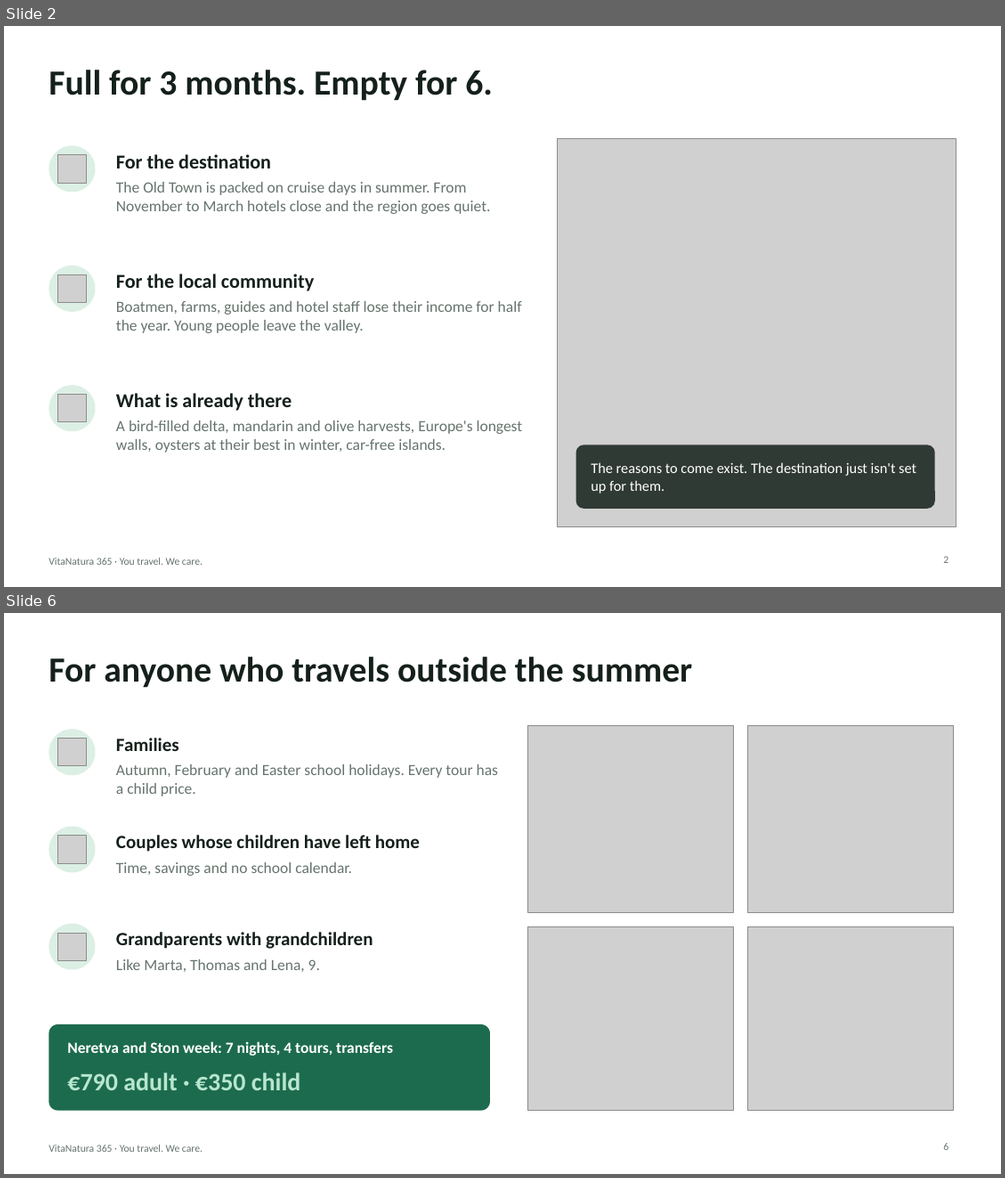
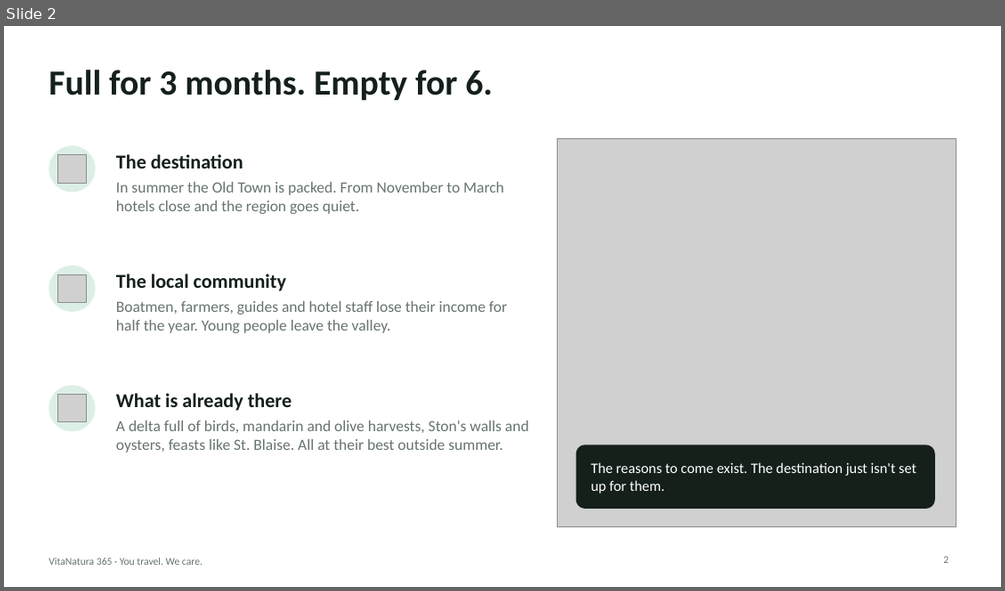
Before and after one commit to dk129213/VitaNatura, a slide deck: presentation/VitaNatura365-pitch.pptx. Shown one above the other, each under a label of ours: slides 2 and 6 before the commit, slide 2 after it; the slides between them are not shown. The pictures are 1005x1178 and 1005x591 pixels, drawn with LibreOffice and Linux fonts; fonts in the diff are those of the drawing; grey boxes stand for pictures. Boxes give left, top, right and bottom in pixels: in the first picture for what was removed or moved away, otherwise in the second. Text is boxed around its words. In the diff, an @@ line names an element or a change of style, - is before the commit and + after.

```diff
--- a/presentation/VitaNatura365-pitch.pptx
+++ b/presentation/VitaNatura365-pitch.pptx
@@ slide 6 removed at (4, 613, 1001, 1174), background #FFFFFF; not listed: 1 template element that a slide beside it also shows @@
@@ title removed at (48, 657, 692, 688) @@
-For anyone who travels outside the summer
@@ ellipse removed at (48, 729, 96, 775) @@
@@ picture removed at (57, 738, 86, 765) @@
@@ text removed at (116, 738, 179, 751) @@
-Families
@@ picture removed at (527, 725, 733, 912) @@
@@ picture removed at (748, 725, 954, 912) @@
@@ text removed at (116, 764, 498, 796) @@
-Autumn, February and Easter school holidays. Every tour has a child price.
@@ ellipse removed at (48, 826, 96, 873) @@
@@ picture removed at (57, 835, 86, 863) @@
@@ text removed at (116, 835, 420, 852) @@
-Couples whose children have left home
@@ text removed at (116, 862, 352, 876) @@
-Time, savings and no school calendar.
@@ ellipse removed at (48, 924, 96, 970) @@
@@ picture removed at (57, 933, 86, 960) @@
@@ text removed at (116, 932, 372, 949) @@
-Grandparents with grandchildren
@@ picture removed at (527, 927, 733, 1111) @@
@@ picture removed at (748, 927, 954, 1111) @@
@@ text removed at (116, 959, 320, 972) @@
-Like Marta, Thomas and Lena, 9.
@@ rounded rectangle removed at (48, 1024, 490, 1111) @@
@@ text removed at (67, 1041, 393, 1055) @@
-Neretva and Ston week: 7 nights, 4 tours, transfers
@@ text removed at (67, 1072, 300, 1090) @@
-€790 adult · €350 child
@@ page number removed at (943, 1143, 948, 1150) @@
-6
@@ slide 2 changed as well @@
@@ text at (116, 154, 243, 168): text changed @@
-For the destination
+The destination
@@ text at (116, 182, 504, 214): text changed @@
-The Old Town is packed on cruise days in summer. From November to March hotels close and the region goes quiet.
+In summer the Old Town is packed. From November to March hotels close and the region goes quiet.
@@ text at (116, 273, 286, 291): text changed @@
-For the local community
+The local community
@@ text at (116, 301, 507, 333): text changed @@
-Boatmen, farms, guides and hotel staff lose their income for half the year. Young people leave the valley.
+Boatmen, farmers, guides and hotel staff lose their income for half the year. Young people leave the valley.
@@ text at (116, 420, 529, 452): text changed @@
-A bird-filled delta, mandarin and olive harvests, Europe's longest walls, oysters at their best in winter, car-free islands.
+A delta full of birds, mandarin and olive harvests, Ston's walls and oysters, feasts like St. Blaise. All at their best outside summer.
@@ rounded rectangle at (576, 445, 935, 508): fill #15201B at 85% opacity to #15201B; proportions changed @@
```
Also in this commit, not shown: 2 other slides changed, 9 slides added, 7 other slides removed, 5 other files.
